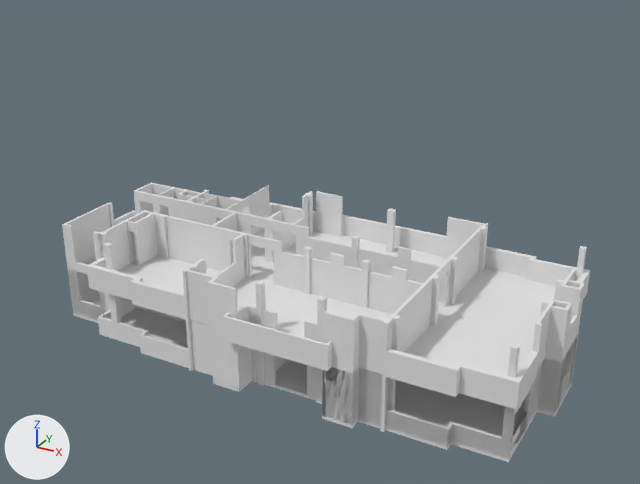
Before and after pictures for a commit that changed the Blender file ModelosExportados/Prueba/PruebaQueEncajen_SinUnir.blend.
One viewpoint serves both versions: a 50 mm camera at (26.6, -46.7, 34.9) aimed at (0.6, 0.6, 11.3). Every picture has the same lights, and +X, +Y and +Z are marked at lower left. The older version comes first.

The older version as bpy lines, for what is in view:
```python
me_plane_013 = bpy.data.meshes.new('Plane.013')
me_plane_013.from_pydata(...)  # 1112 vertices, 1108 faces; spans x -25.4..1.2, y -6.3..7.0, z -0.2..0.0
me_plane_014 = bpy.data.meshes.new('Plane.014')
me_plane_014.from_pydata(...)  # 2992 vertices, 2638 faces; spans x -149.0..201.0, y -6.0..176.0, z 0.0..3.0
me_plane_015 = bpy.data.meshes.new('Plane.015')
me_plane_015.from_pydata(...)  # 1360 vertices, 1360 faces; spans x -34.0..1.0, y -8.2..10.0, z -0.2..0.0
ob_muros_primer_piso = bpy.data.objects.new('Muros_primer_piso', me_plane_014)
ob_muros_primer_piso.location = (-2.78, -7.24, 7.61)
ob_muros_primer_piso.scale = (0.1, 0.1, 1.3)
ob_suelo_planta_baja = bpy.data.objects.new('Suelo_planta_baja', me_plane_013)
ob_suelo_planta_baja.location = (15.81, 0.94, 3.86)
ob_suelo_planta_baja.scale = (1.32, 1.32, 1.32)
ob_suelo_primer_piso = bpy.data.objects.new('Suelo_primer_piso', me_plane_015)
ob_suelo_primer_piso.location = (16.35, 0.3, 7.61)
# also in view: 'Muros_planta_baja' at (-0.1, 1.4, 5.7)
```
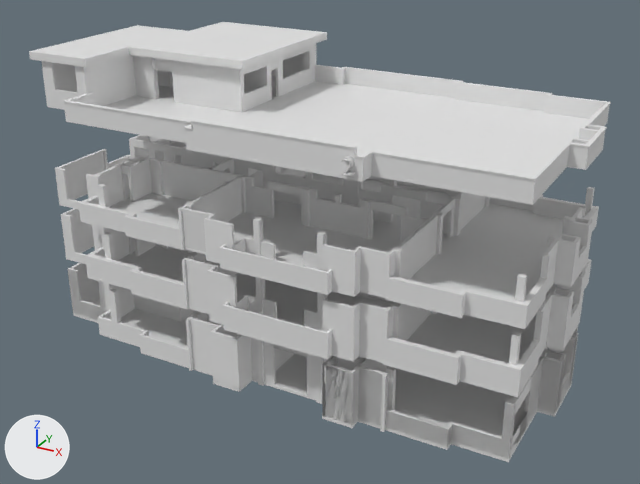
The change, as a diff of the scene's bpy script:
```diff
--- a/ModelosExportados/Prueba/PruebaQueEncajen_SinUnir.blend.py
+++ b/ModelosExportados/Prueba/PruebaQueEncajen_SinUnir.blend.py
@@ mat_material_pared_blanca @@
+mat_material_pared_blanca = bpy.data.materials.new('Material_pared_blanca')
+# uses the picture img_poliigon_plasterpainted_7664_basecolor_jpg
+# uses the picture img_poliigon_plasterpainted_7664_metallic_jpg
+# uses the picture img_poliigon_plasterpainted_7664_normal_png
+# uses the picture img_poliigon_plasterpainted_7664_roughness_jpg
@@ ob_muros_primer_piso @@
 ob_muros_primer_piso = bpy.data.objects.new('Muros_primer_piso', me_plane_014)
-ob_muros_primer_piso.location = (-2.78, -7.24, 7.61)
+ob_muros_primer_piso.location = (-2.78, -7.24, 8.39)
 ob_muros_primer_piso.scale = (0.1, 0.1, 1.3)
@@ ob_suelo_primer_piso @@
 ob_suelo_primer_piso = bpy.data.objects.new('Suelo_primer_piso', me_plane_015)
-ob_suelo_primer_piso.location = (16.35, 0.3, 7.61)
+ob_suelo_primer_piso.location = (16.35, 0.3, 8.39)
@@ ob_suelo_002 @@
+ob_suelo_002 = bpy.data.objects.new('Suelo.002', me_plane_007)  # 600 vertices, 600 faces; spans x -13.3..21.7, y -7.6..10.4, z -0.2..0.0
+ob_suelo_002.location = (-4.36, -0.26, 19.57)
@@ ob_plane_002 @@
+ob_plane_002 = bpy.data.objects.new('Plane.002', me_plane_006)  # 2138 vertices, 1919 faces; spans x -190.0..277.0, y -2.0..240.0, z 0.0..3.0
+ob_plane_002.location = (-3.39, -7.75, 19.57)
+ob_plane_002.scale = (0.075, 0.075, 1.0)
@@ ob_techo @@
+ob_techo = bpy.data.objects.new('Techo', me_plane_008)  # 40 vertices, 36 faces; spans x -13.7..0.2, y -4.7..10.6, z 0.0..0.5
+ob_techo.parent = ob_plane_002
+ob_techo.location = (-12.94, 99.91, 2.99)
+ob_techo.scale = (13.3, 13.3, 1.0)
@@ ob_2 @@
+ob_2 = bpy.data.objects.new('2', me_text)  # 712 vertices, 882 faces; spans x 0.034..0.466, y 0.0..0.691, z -0.15..0.15
+ob_2.parent = ob_plane_002
+ob_2.location = (134.1, -3.1, 0.157)
+ob_2.rotation_euler = (1.571, 0.0, 0.0)  # degrees (90, 0, 0)
+ob_2.scale = (18.0, 1.35, 18.0)
@@ ob_suelo_segundo_piso @@
+ob_suelo_segundo_piso = bpy.data.objects.new('Suelo_segundo_piso', me_plane_001)  # 1368 vertices, 1368 faces; spans x -33.9..1.1, y -7.9..10.3, z -0.2..0.0
+ob_suelo_segundo_piso.location = (16.29, 0.07, 12.55)
@@ ob_muros_segundo_piso @@
+ob_muros_segundo_piso = bpy.data.objects.new('Muros_segundo_piso', me_plane)  # 3230 vertices, 2831 faces; spans x -148.0..202.0, y -6.0..176.0, z 0.0..3.0; in mat_material_suelo (white #e7e7e7)
+ob_muros_segundo_piso.location = (-2.81, -7.25, 12.55)
+ob_muros_segundo_piso.scale = (0.1, 0.1, 1.0)
```

Location of each change, (x1, y1, x2, y2) in pixels of the pictures (640 x 484 px):
'Muros_primer_piso', moved: before (62, 182, 590, 407); after (61, 208, 592, 395)
'Muros_segundo_piso', added: after (55, 135, 599, 326)
    faces in mat_material_suelo (white #e7e7e7): (55, 135, 599, 326)
    faces in mat_material_pared_blanca: (182, 209, 210, 252)
'Plane.002', added: after (41, 44, 611, 202)
'Suelo.002', added: after (47, 76, 607, 205)
'Suelo_primer_piso', moved: before (67, 228, 588, 410); after (66, 245, 589, 397)
'Suelo_segundo_piso', added: after (59, 167, 597, 329)
'Techo', added: after (29, 22, 327, 69)
'2', added: after (342, 156, 355, 177)
